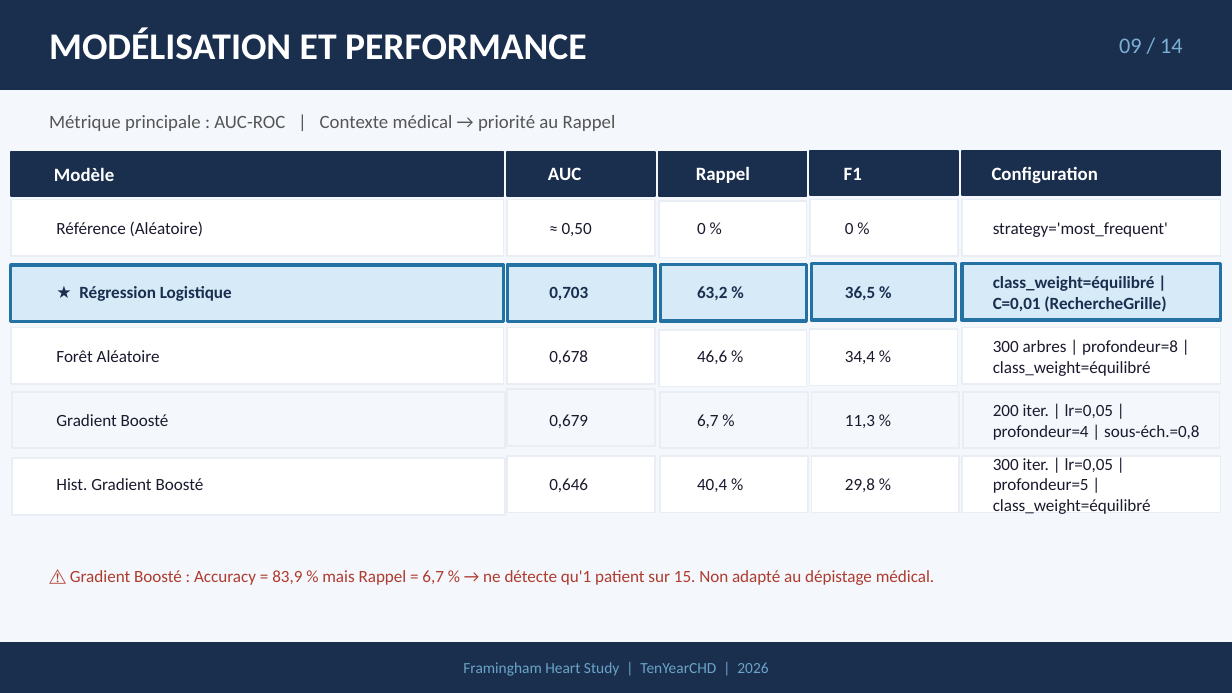
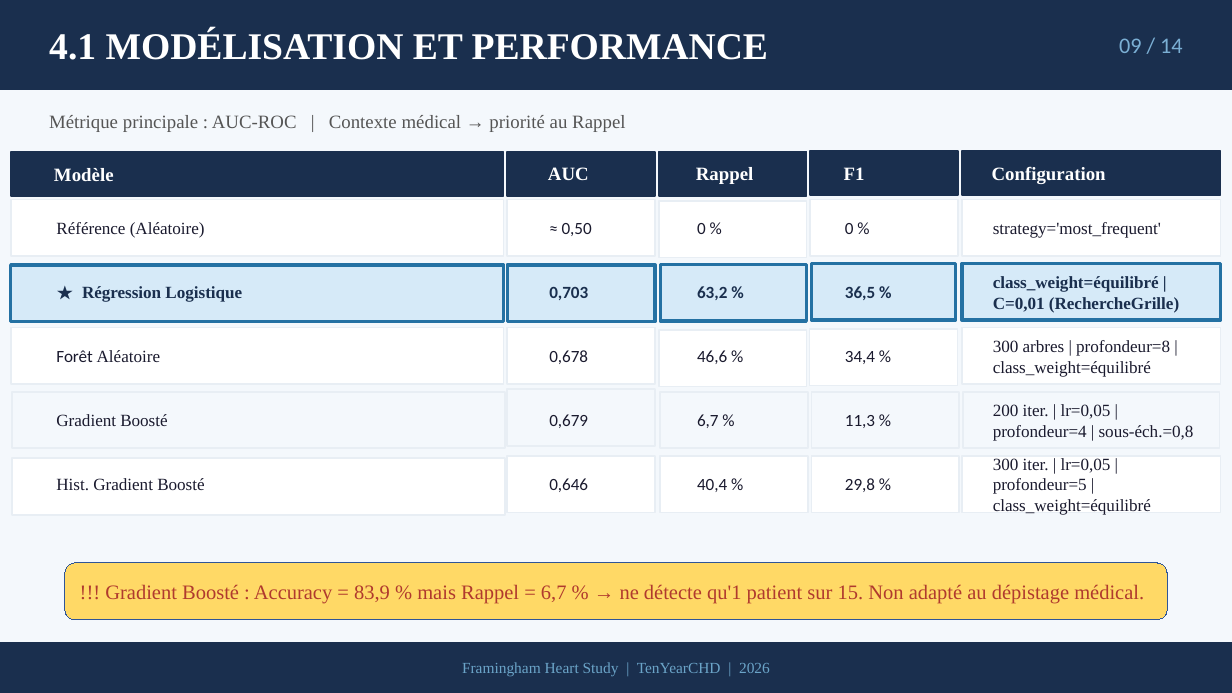
Before and after one commit to daril-dielh/Maladie-Coronarienne-10-ans, a slide deck: slide 9 of presentation/presentation.pptx. Drawn at 1232x693 pixels with LibreOffice and Linux fonts; fonts in the diff are those of the drawing. Boxes give left, top, right and bottom in pixels: in the first picture for what was removed or moved away, otherwise in the second. Text is boxed around its words. In the diff, an @@ line names an element or a change of style, - is before the commit and + after.

```diff
--- a/presentation/presentation.pptx
+++ b/presentation/presentation.pptx
@@ text at [49, 30, 768, 60]: text changed; font Calibri to Times New Roman @@
-MODÉLISATION ET PERFORMANCE
+4.1 MODÉLISATION ET PERFORMANCE
@@ text "Forêt Aléatoire" at [56, 350, 160, 362]: font Calibri to Times New Roman in "Aléatoire" @@
@@ rounded rectangle "!!! Gradient Boosté : Accuracy ...": place and size @@
-rounded rectangle "!!! Gradient Boosté : Accuracy ..." at [70, 570, 934, 585]
+rounded rectangle "!!! Gradient Boosté : Accuracy ..." at [65, 563, 1168, 620]
@@ rounded rectangle "!!! Gradient Boosté : Accuracy ..." at [65, 563, 1168, 620]: fill none to #FFD966; outline none to #2F5597 0.75 pt @@
@@ text in rounded rectangle at [105, 584, 1144, 604]: text changed; size 10 to 12 pt; font Calibri to Times New Roman @@
-⚠ Gradient Boosté : Accuracy = 83,9 % mais Rappel = 6,7 % → ne détecte qu'1 patient sur 15. Non adapté au dépistage médical.
+!!! Gradient Boosté : Accuracy = 83,9 % mais Rappel = 6,7 % → ne détecte qu'1 patient sur 15. Non adapté au dépistage médical.
@@ font Calibri to Times New Roman in 16 elements at [49, 115, 625, 132], [54, 168, 114, 181], [548, 167, 589, 180], [696, 167, 754, 184], [844, 167, 865, 180], [992, 166, 1106, 184], [56, 222, 205, 238], [993, 222, 1161, 238], [82, 286, 242, 302], [993, 276, 1179, 313], [993, 340, 1170, 377], [56, 414, 167, 426], [993, 404, 1194, 441], [56, 478, 204, 490], [993, 458, 1151, 515], [462, 662, 770, 676] @@
```
Also in this commit, not shown: 13 other slides changed, 4 other files.
